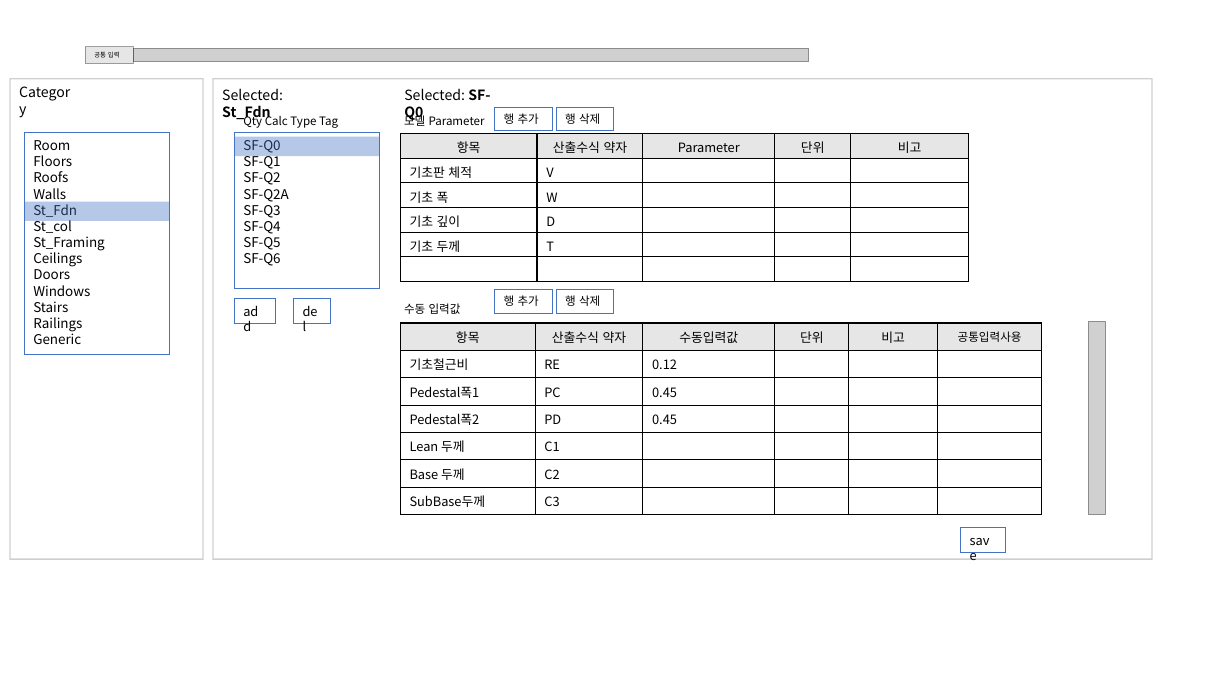
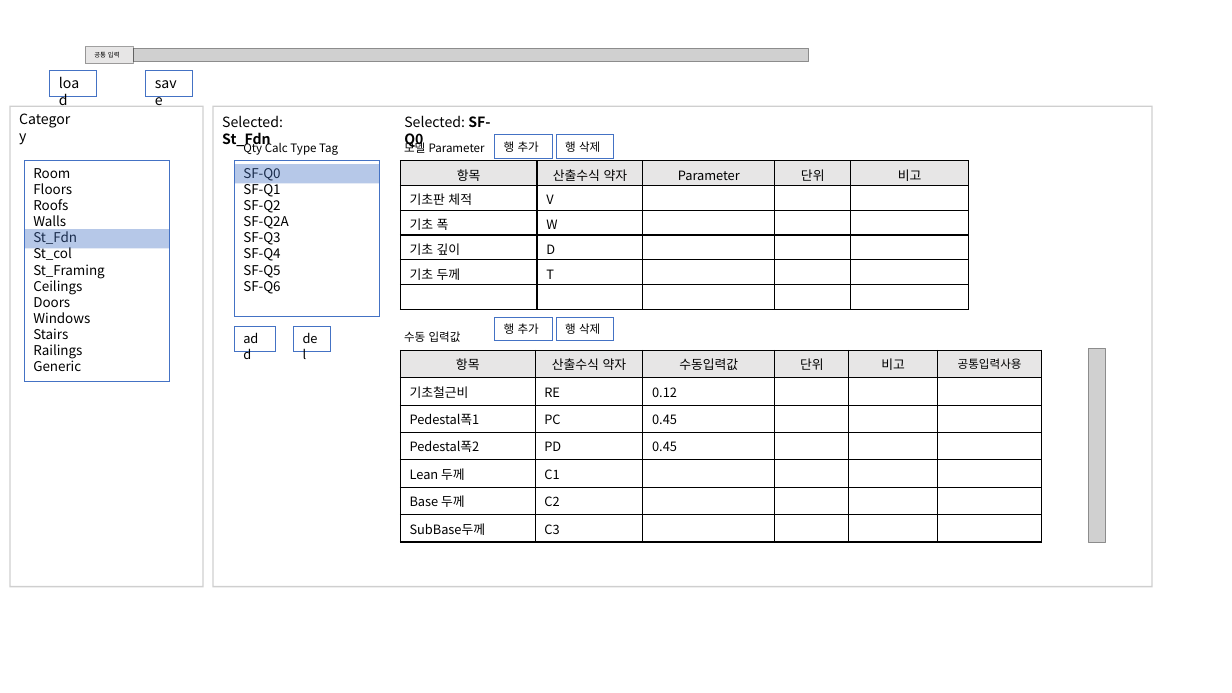
Before and after one commit to hnanmal/mQ, a slide deck: slide 5 of H_FamilyList_FP/화면정의서.pptx. Drawn at 1232x693 pixels with LibreOffice and Linux fonts; fonts in the diff are those of the drawing; grey boxes stand for pictures; background and template pictures are left out. Boxes give left, top, right and bottom in pixels: in the first picture for what was removed or moved away, otherwise in the second. Text is boxed around its words. In the diff, an @@ line names an element or a change of style, - is before the commit and + after.

```diff
--- a/H_FamilyList_FP/화면정의서.pptx
+++ b/H_FamilyList_FP/화면정의서.pptx
@@ rectangle added at [50, 70, 97, 97], fill #FFFFFF, outline #4472C4 0.75 pt, 11 pt, text #000000 @@
+load
@@ rectangle "save": place and size @@
-rectangle "save" at [961, 528, 1006, 553]
+rectangle "save" at [146, 70, 193, 97]
@@ rectangle "save" at [146, 70, 193, 97]: size 10 to 11 pt @@
@@ 8 rectangles, 2 texts, 1 picture, 1 table: place and size @@
-8 rectangles, 2 texts, 1 picture, 1 table at [10, 79, 1153, 559]
+8 rectangles, 2 texts, 1 picture, 1 table at [10, 106, 1153, 587]
@@ 4 texts, 4 rectangles, 1 table: place and size @@
-4 texts, 4 rectangles, 1 table at [24, 88, 969, 281]
+4 texts, 4 rectangles, 1 table at [24, 115, 969, 309]
```
Also in this commit, not shown: 1 other slide changed, 5 other files.
